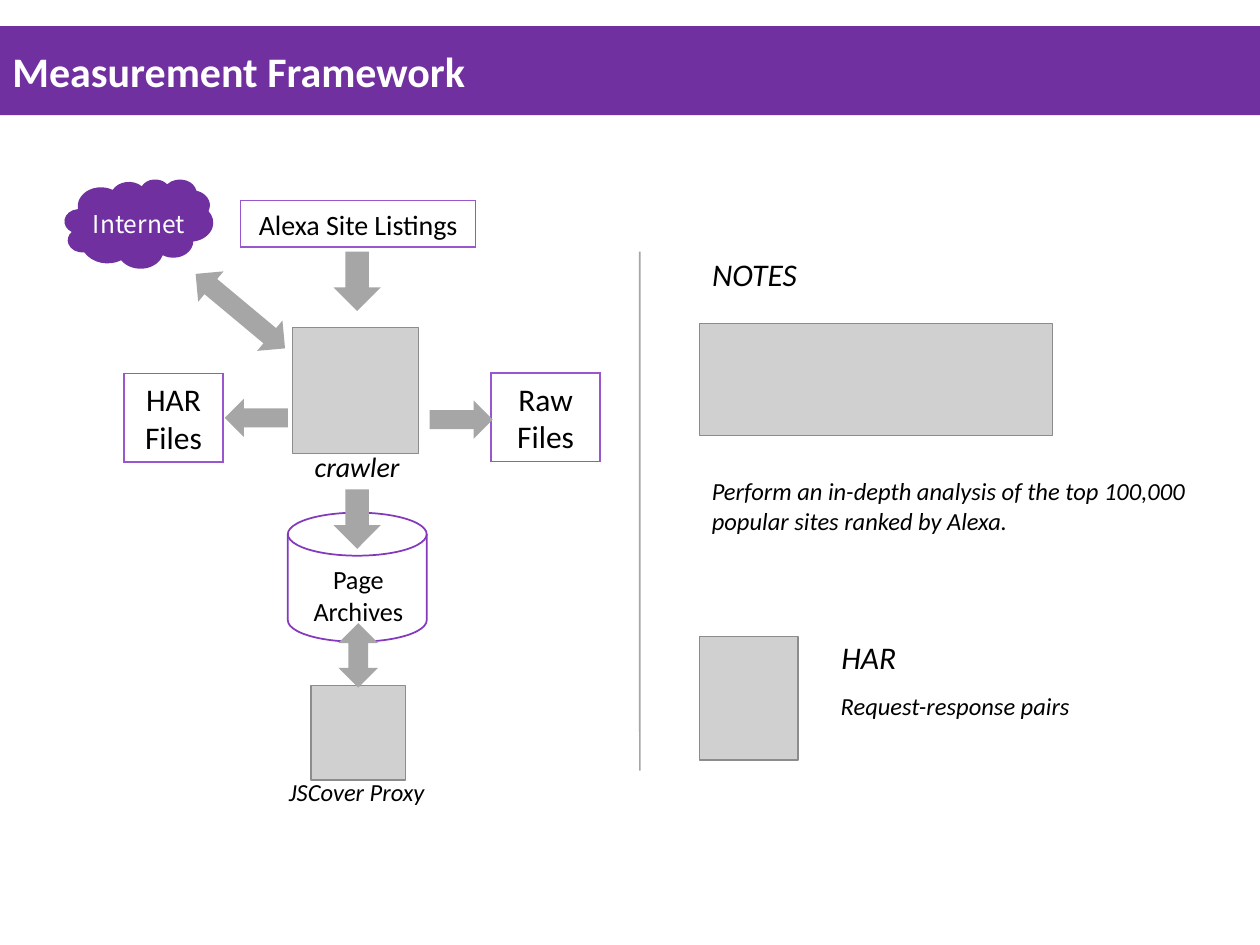
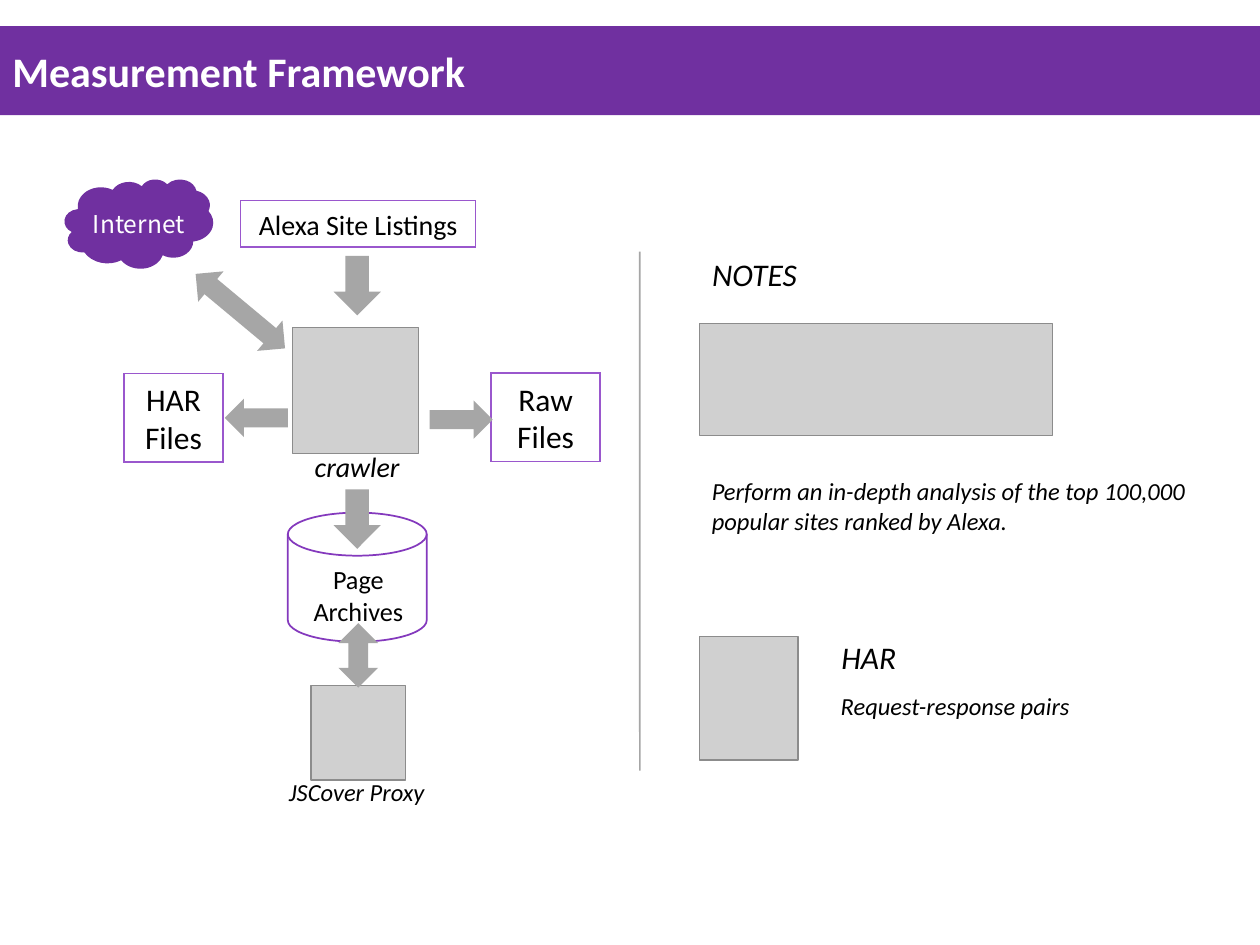
Before and after one commit to saxon17/Presentation, a slide deck: slide 6 of Mingwei_Wireless Network.ppt. Drawn at 1260x945 pixels with LibreOffice and Linux fonts; fonts in the diff are those of the drawing; grey boxes stand for pictures. Boxes give left, top, right and bottom in pixels: in the first picture for what was removed or moved away, otherwise in the second. Text is boxed around its words. In the diff, an @@ line names an element or a change of style, - is before the commit and + after.

Commit message:
Update Mingwei_Wireless Network

```diff
--- a/Mingwei_Wireless Network.ppt
+++ b/Mingwei_Wireless Network.ppt
@@ down arrow moved from (x1=334, y1=252, x2=381, y2=311) to (x1=334, y1=256, x2=381, y2=315) @@
```
